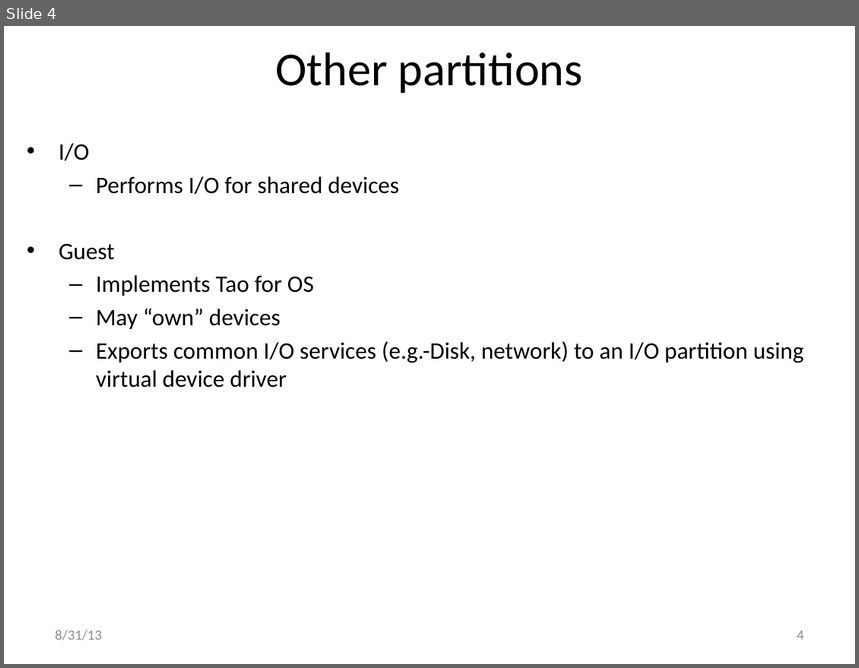
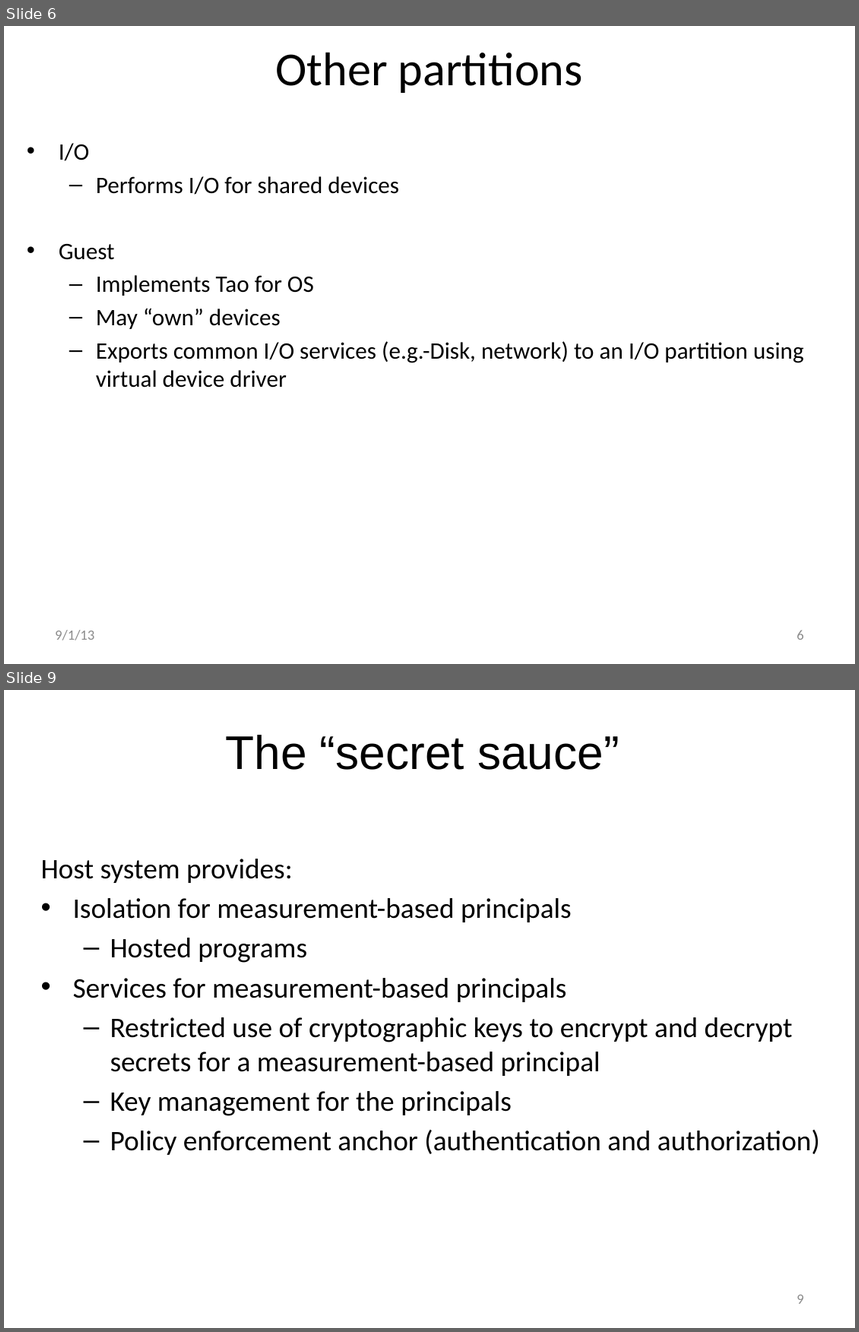
Before and after one commit to jlmucb/cloudproxy, a slide deck: Doc/Hypervisor.pptx. Shown one above the other, each under a label of ours: slide 4 before the commit, slides 6 and 9 after it; the slides between them are not shown. The pictures are 859x668 and 859x1332 pixels, drawn with LibreOffice and Linux fonts; fonts in the diff are those of the drawing. Boxes give left, top, right and bottom in pixels: in the first picture for what was removed or moved away, otherwise in the second. Text is boxed around its words. In the diff, an @@ line names an element or a change of style, - is before the commit and + after.

```diff
--- a/Doc/Hypervisor.pptx
+++ b/Doc/Hypervisor.pptx
@@ slide 9 added at (4, 690, 855, 1328), background #FFFFFF @@
@@ title added at (226, 735, 620, 770), 40 pt, text #000000 @@
+The “secret sauce”
@@ text added at (41, 859, 820, 1155), 24 pt, text #000000 @@
+Host system provides:
+• Isolation for measurement-based principals
+  – Hosted programs
+  • Services for measurement-based principals
+  – Restricted use of cryptographic keys to encrypt and decrypt secrets for a measurement-based principal
+  – Key management for the principals
+  – Policy enforcement anchor (authentication and authorization)
@@ page number added at (797, 1295, 804, 1304), 12 pt, text #8C8C8C @@
+9
@@ what was slide 4 is now slide 6 @@
@@ slide 6 changed as well @@
@@ text at (55, 630, 94, 641): text changed @@
-8/31/13
+9/1/13
@@ page number at (797, 630, 804, 640): text changed @@
-4
+6
```
Also in this commit, not shown: 3 other slides changed, 9 other slides added, 4 other files.
